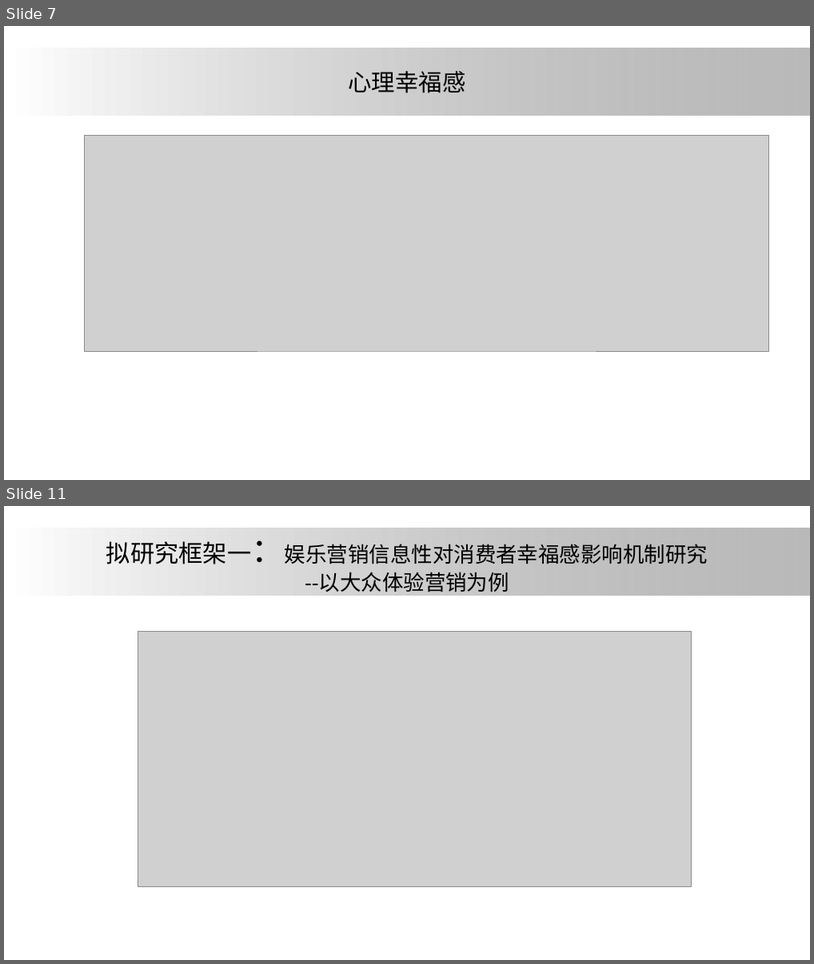
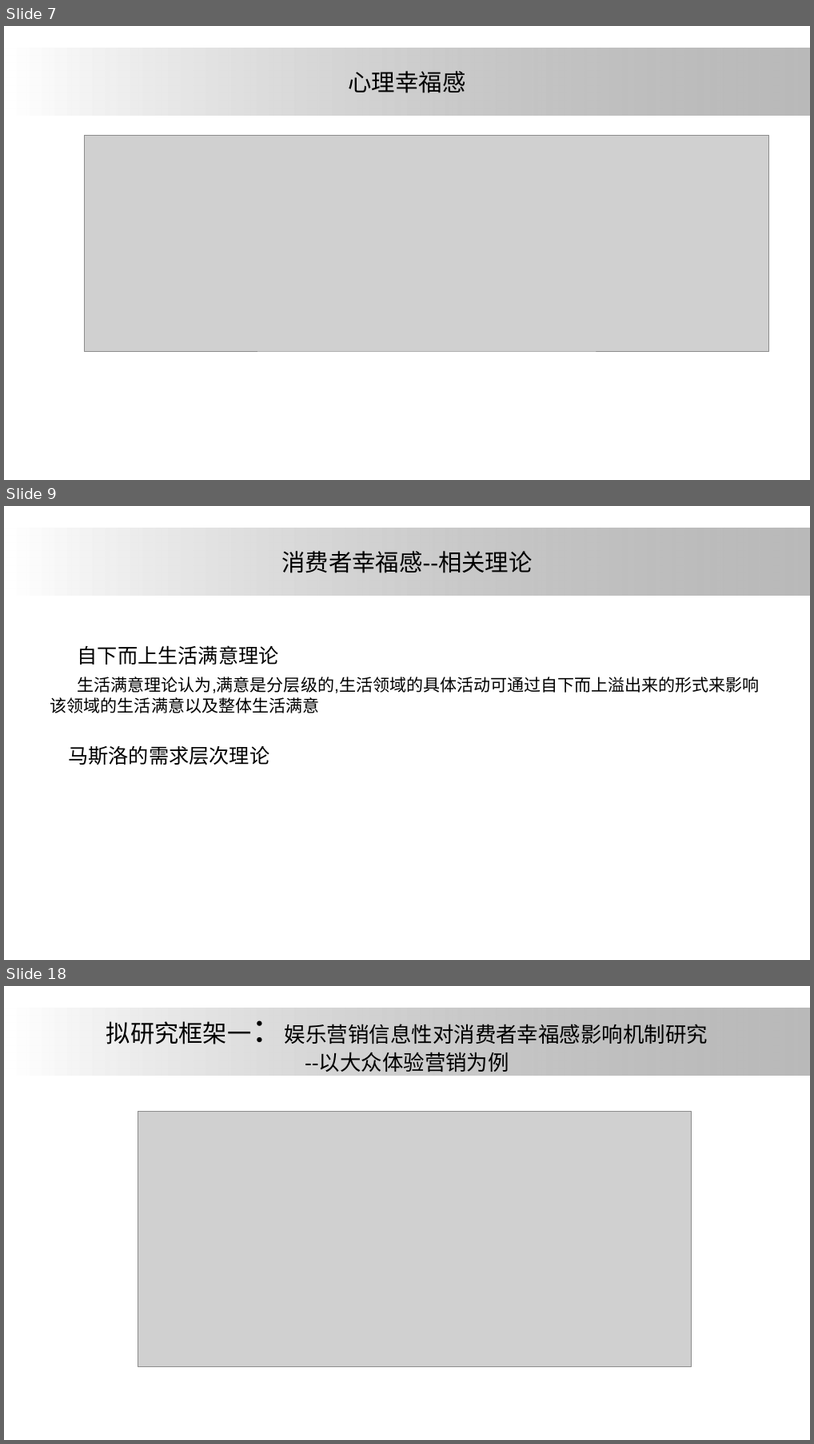
Before and after one commit to ElsaLuo/-, a slide deck: 我的坚果云/研究生搞学术/大论文/论文汇报/one.pptx. Shown one above the other, each under a label of ours: slides 7 and 11 before the commit, slides 7, 9 and 18 after it; the slides between them are not shown. The pictures are 814x964 and 814x1444 pixels, drawn with LibreOffice and Linux fonts; fonts in the diff are those of the drawing; grey boxes stand for pictures; background and template pictures are left out. Boxes give left, top, right and bottom in pixels: in the first picture for what was removed or moved away, otherwise in the second. Text is boxed around its words. In the diff, an @@ line names an element or a change of style, - is before the commit and + after.

```diff
--- a/我的坚果云/研究生搞学术/大论文/论文汇报/one.pptx
+++ b/我的坚果云/研究生搞学术/大论文/论文汇报/one.pptx
@@ slide 9 added at bbox=[4, 506, 810, 960], background #FFFFFF; not listed: 1 template element that a slide beside it also shows @@
@@ title added at bbox=[282, 551, 532, 573], 28 pt, text #000000 @@
+消费者幸福感--相关理论
@@ text added at bbox=[50, 645, 760, 764], 20 pt, text #000000 @@
+自下而上生活满意理论
+生活满意理论认为,满意是分层级的,生活领域的具体活动可通过自下而上溢出来的形式来影响该领域的生活满意以及整体生活满意
+马斯洛的需求层次理论
@@ what was slide 11 is now slide 18 @@
```
Also in this commit, not shown: 5 slides changed, 9 other slides added.
